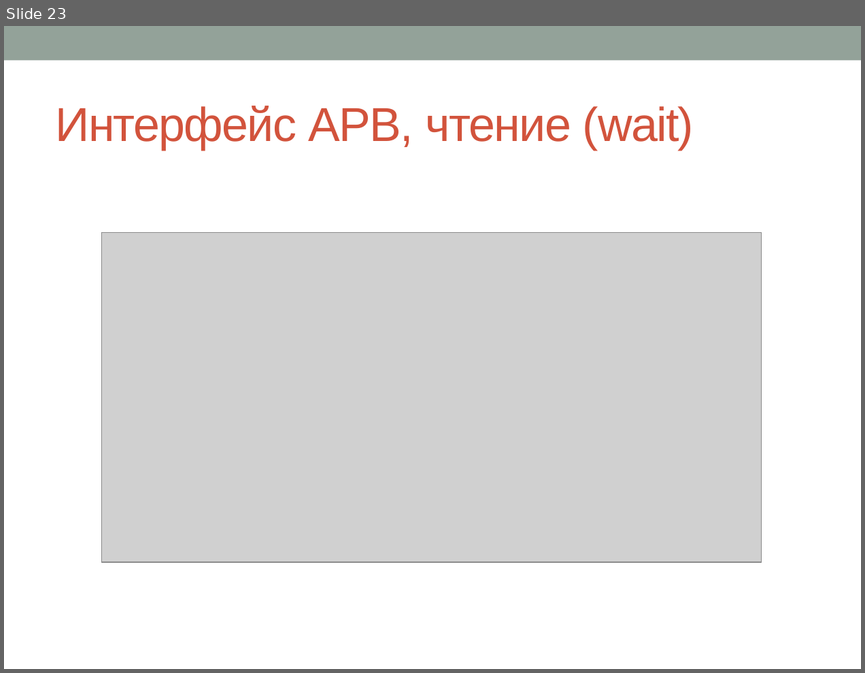
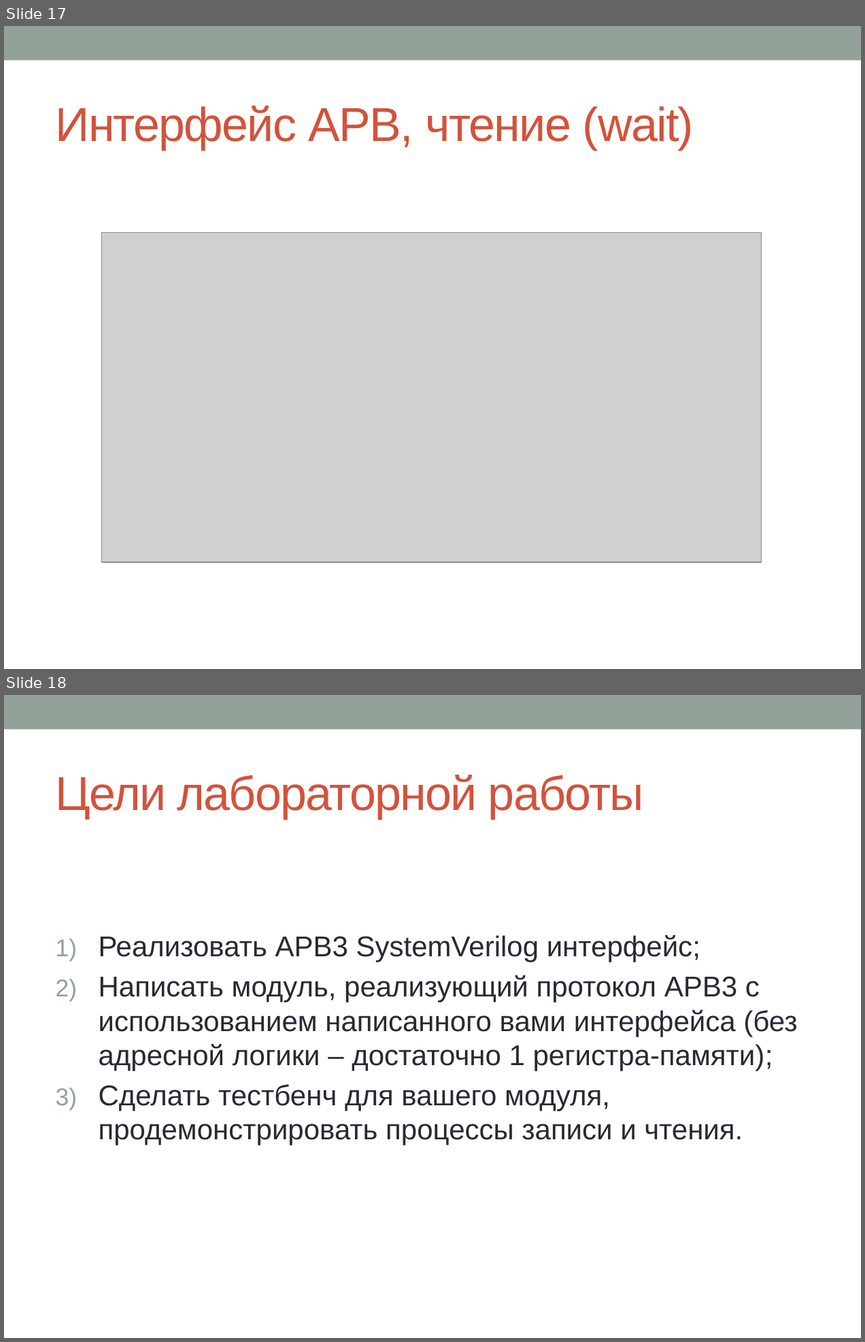
Before and after one commit to kenezoer/soc_programming, a slide deck: doc/Labs/LabWork1.pptx. Shown one above the other, each under a label of ours: slide 23 before the commit, slides 17 and 18 after it. The pictures are 865x673 and 865x1342 pixels, drawn with LibreOffice and Linux fonts; fonts in the diff are those of the drawing; grey boxes stand for pictures. Boxes give left, top, right and bottom in pixels: in the first picture for what was removed or moved away, otherwise in the second. Text is boxed around its words. In the diff, an @@ line names an element or a change of style, - is before the commit and + after.

```diff
--- a/doc/Labs/LabWork1.pptx
+++ b/doc/Labs/LabWork1.pptx
@@ slide 18 added at (4,695,861,1338), background #FFFFFF; not listed: 1 template element that a slide beside it also shows @@
@@ title added at (56,775,644,819), 40 pt, text #D2533C @@
+Цели лабораторной работы
@@ text added at (99,934,797,1145), 24 pt, text #292934 @@
+1) Реализовать APB3 SystemVerilog интерфейс;
+2) Написать модуль, реализующий протокол APB3 с использованием написанного вами интерфейса (без адресной логики – достаточно 1 регистра-памяти);
+3) Сделать тестбенч для вашего модуля, продемонстрировать процессы записи и чтения.
@@ what was slide 23 is now slide 17 @@
```
Also in this commit, not shown: 5 slides changed, 2 other slides added, 8 slides removed, 3 other files.
